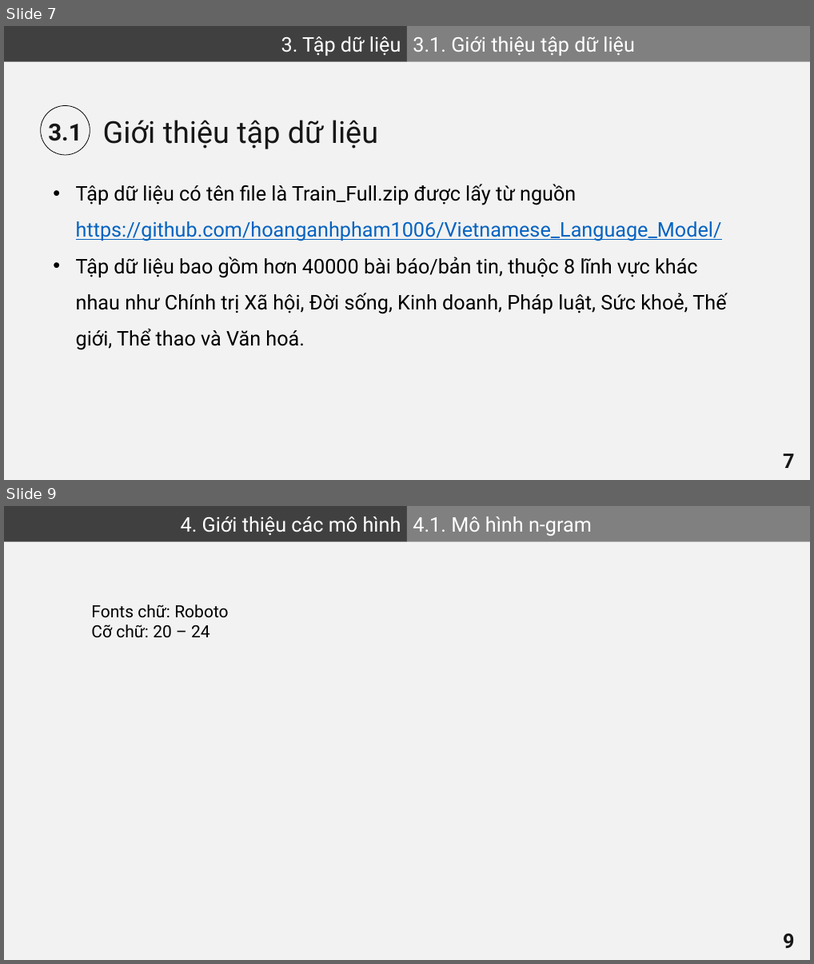
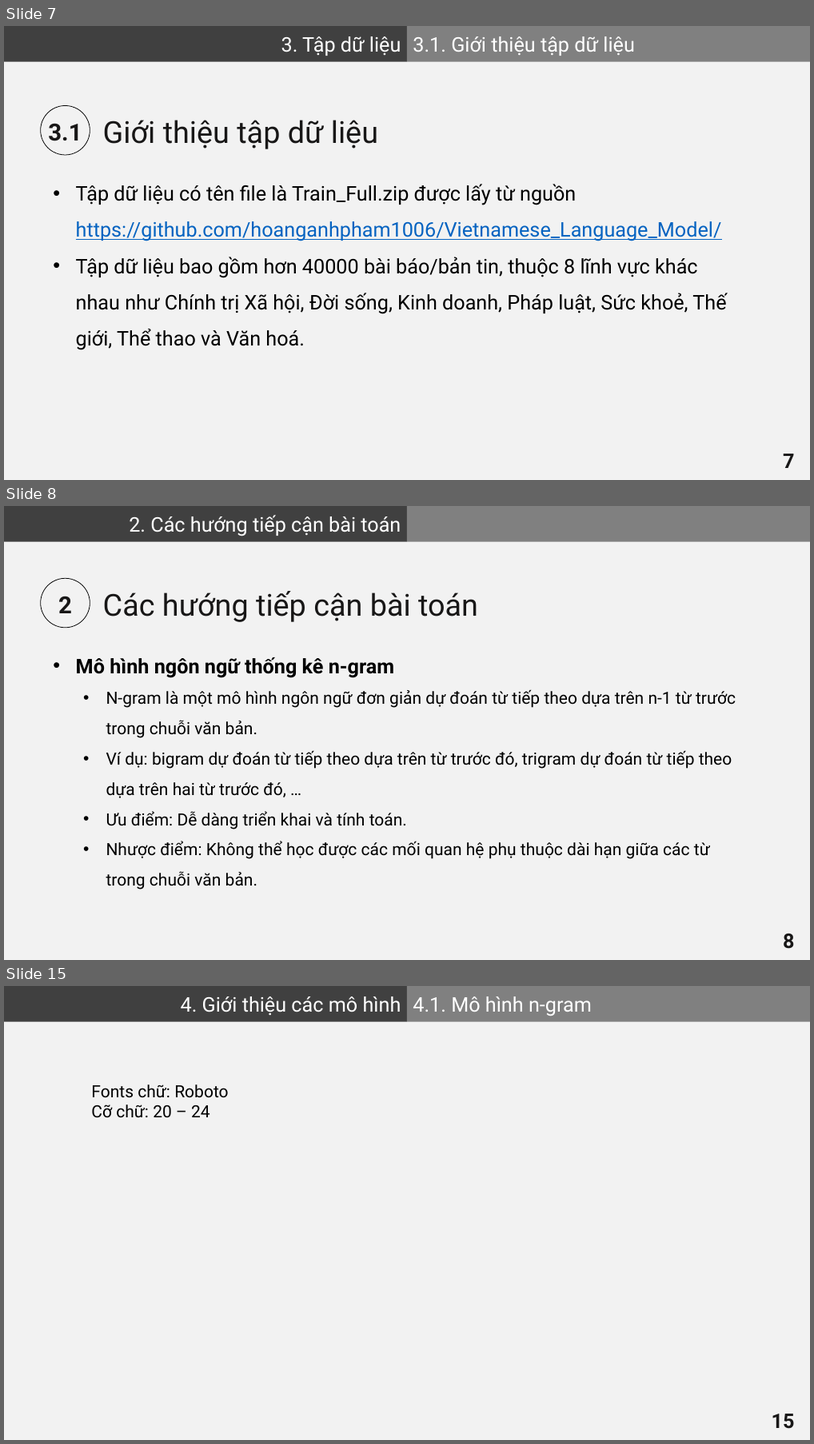
Before and after one commit to VHSkillPro/next-word-prediction, a slide deck: report.pptx. Shown one above the other, each under a label of ours: slides 7 and 9 before the commit, slides 7, 8 and 15 after it; the slides between them are not shown. The pictures are 814x964 and 814x1444 pixels, drawn with LibreOffice and Linux fonts; fonts in the diff are those of the drawing. Boxes give left, top, right and bottom in pixels: in the first picture for what was removed or moved away, otherwise in the second. Text is boxed around its words. In the diff, an @@ line names an element or a change of style, - is before the commit and + after.

```diff
--- a/report.pptx
+++ b/report.pptx
@@ slide 8 added at <box>4,506,810,960</box>, background #F2F2F2 @@
@@ rectangle added at <box>4,506,407,542</box>, fill #404040, 24 pt, text #FFFFFF @@
+2. Các hướng tiếp cận bài toán
@@ rectangle added at <box>407,506,810,542</box>, fill #808080 @@
@@ ellipse added at <box>40,578,90,627</box>, outline #000000 0.75 pt @@
@@ text added at <box>58,596,72,613</box>, 28 pt, text #181717, bold @@
+2
@@ text added at <box>103,591,478,622</box>, 36 pt, text #181717 @@
+Các hướng tiếp cận bài toán
@@ text added at <box>76,657,736,889</box>, 20 pt, text #000000 @@
+• Mô hình ngôn ngữ thống kê n-gram
+  • N-gram là một mô hình ngôn ngữ đơn giản dự đoán từ tiếp theo dựa trên n-1 từ trước trong chuỗi văn bản.
+  • Ví dụ: bigram dự đoán từ tiếp theo dựa trên từ trước đó, trigram dự đoán từ tiếp theo dựa trên hai từ trước đó, …
+  • Ưu điểm: Dễ dàng triển khai và tính toán.
+  • Nhược điểm: Không thể học được các mối quan hệ phụ thuộc dài hạn giữa các từ trong chuỗi văn bản.
@@ page number added at <box>783,933,794,948</box>, 24 pt, text #181717, bold @@
+8
@@ what was slide 9 is now slide 15 @@
@@ page number at <box>772,1413,795,1428</box>: text changed @@
-9
+15
```
Also in this commit, not shown: 2 slides changed, 5 other slides added.
